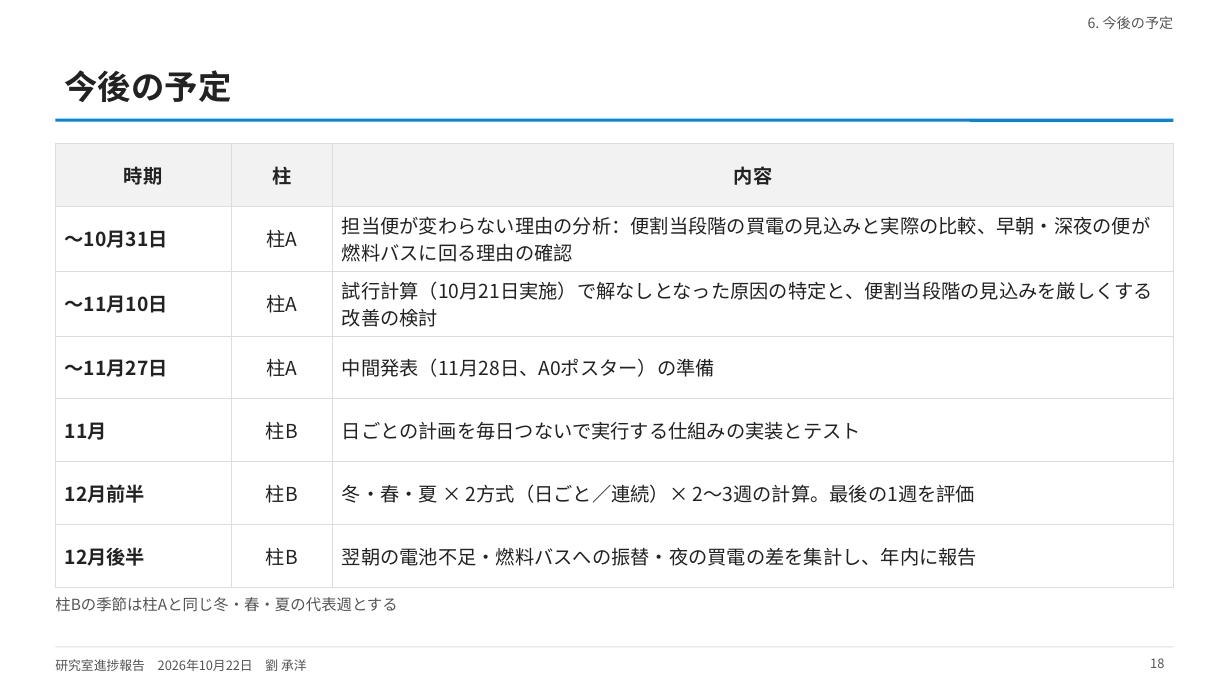
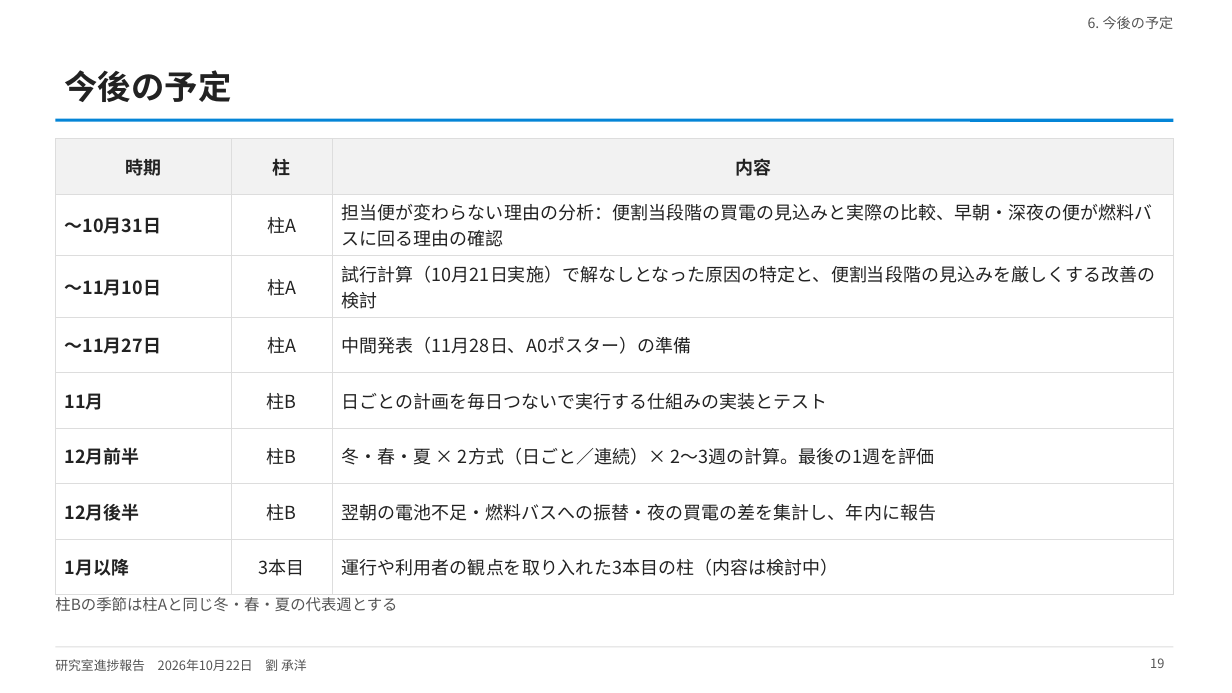
Before and after one commit to CYLIU2003/master-course, a slide deck: slide 19 of outcome/2026-10-22_lab_progress/lab_progress_20261022.pptx (slide 18 before the commit). Drawn at 1232x693 pixels with LibreOffice and Linux fonts; fonts in the diff are those of the drawing. Boxes give left, top, right and bottom in pixels: in the first picture for what was removed or moved away, otherwise in the second. Text is boxed around its words. In the diff, an @@ line names an element or a change of style, - is before the commit and + after.

```diff
--- a/outcome/2026-10-22_lab_progress/lab_progress_20261022.pptx
+++ b/outcome/2026-10-22_lab_progress/lab_progress_20261022.pptx
@@ table at bbox=[55, 139, 1174, 580] @@
+row 8: 1月以降 | 3本目 | 運行や利用者の観点を取り入れた3本目の柱（内容は検討中）
@@ table: place and size @@
-table at bbox=[55, 143, 1174, 570]
+table at bbox=[55, 139, 1174, 580]
@@ page number at bbox=[1150, 658, 1164, 668]: text changed @@
-18
+19
```
Also in this commit, not shown: 8 other slides changed, 1 slide added, 2 other files.
